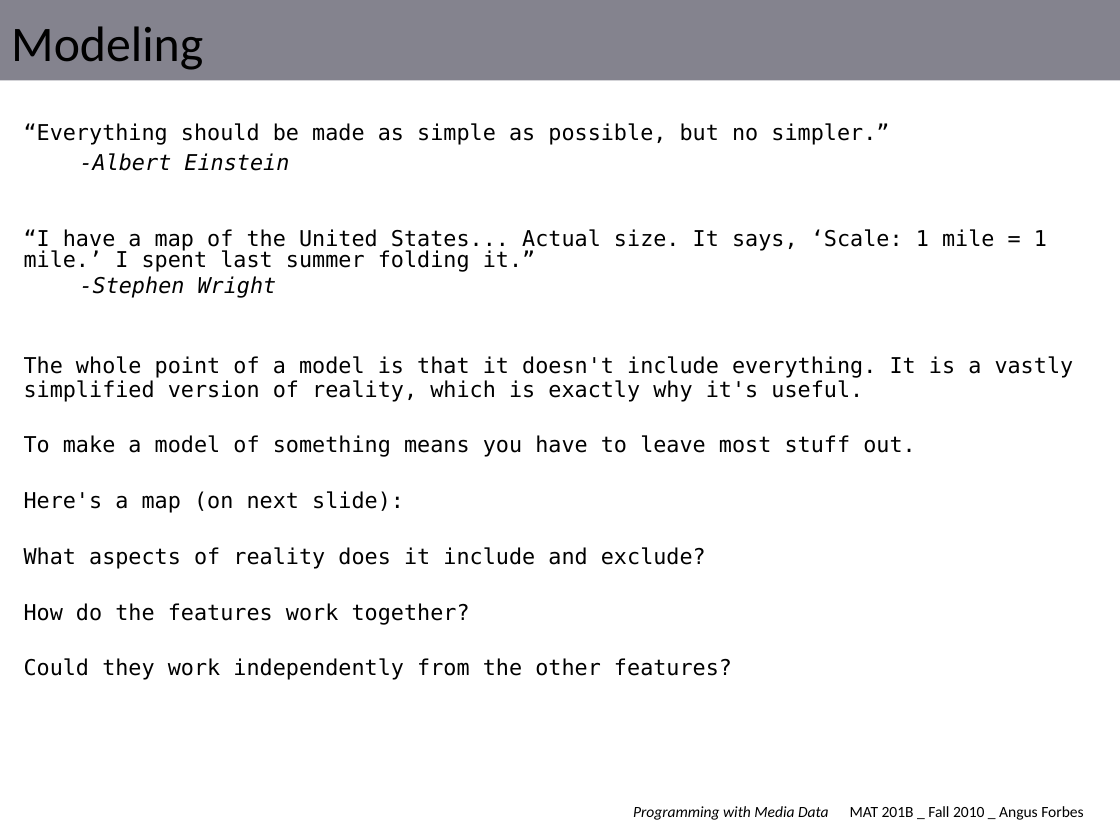
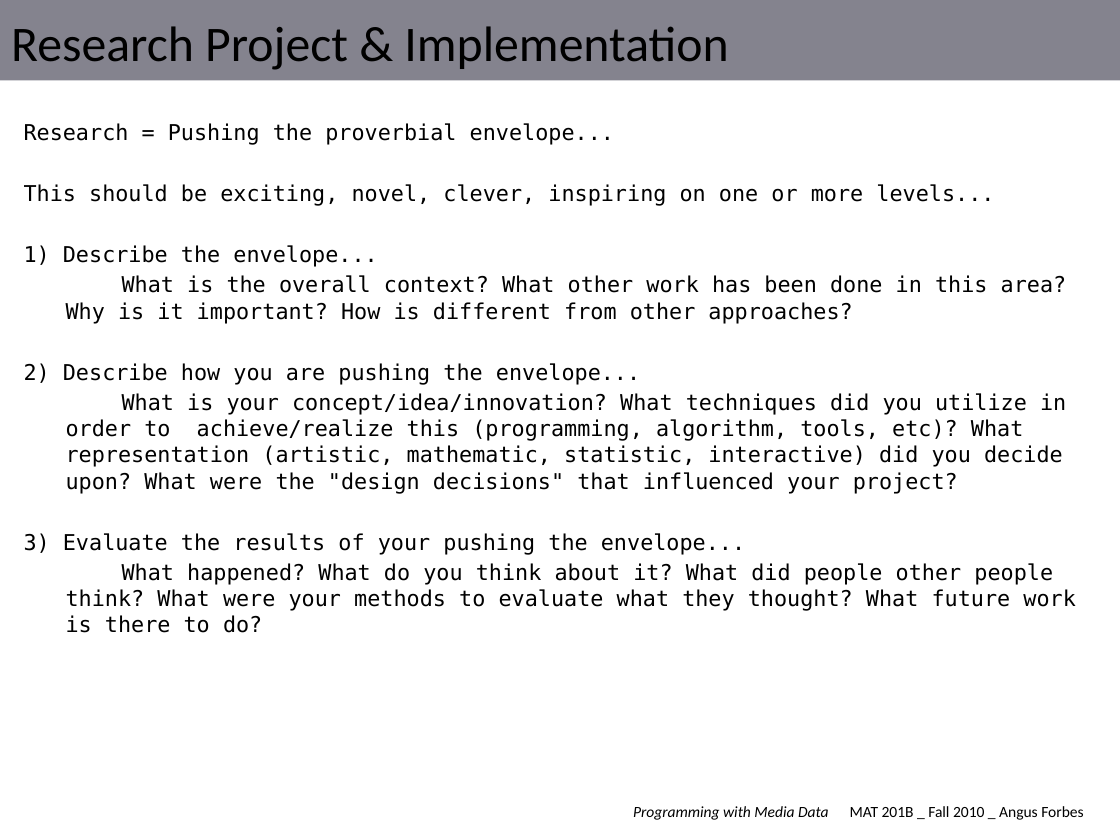
Before and after one commit to angusforbes/mat201b, a slide deck: slide 3 of slides/template.pptx (slide 4 before the commit). Drawn at 1120x840 pixels with LibreOffice and Linux fonts; fonts in the diff are those of the drawing. Boxes give left, top, right and bottom in pixels: in the first picture for what was removed or moved away, otherwise in the second. Text is boxed around its words. In the diff, an @@ line names an element or a change of style, - is before the commit and + after.

```diff
--- a/slides/template.pptx
+++ b/slides/template.pptx
@@ title at (11, 26, 728, 70): text changed @@
-Modeling
+Research Project & Implementation
@@ text at (24, 123, 1075, 633): text changed @@
-“Everything should be made as simple as possible, but no simpler.”
--Albert Einstein
-“I have a map of the United States... Actual size. It says, ‘Scale: 1 mile = 1 mile.’ I spent last summer folding it.”
--Stephen Wright
-The whole point of a model is that it doesn't include everything. It is a vastly simplified version of reality, which is exactly why it's useful.
-To make a model of something means you have to leave most stuff out.
-Here's a map (on next slide):
-What aspects of reality does it include and exclude?
-How do the features work together?
-Could they work independently from the other features?
+Research = Pushing the proverbial envelope...
+This should be exciting, novel, clever, inspiring on one or more levels...
+1) Describe the envelope...
+What is the overall context? What other work has been done in this area? Why is it important? How is different from other approaches?
+2) Describe how you are pushing the envelope...
+What is your concept/idea/innovation? What techniques did you utilize in order to achieve/realize this (programming, algorithm, tools, etc)? What representation (artistic, mathematic, statistic, interactive) did you decide upon? What were the "design decisions" that influenced your project?
+3) Evaluate the results of your pushing the envelope...
+What happened? What do you think about it? What did people other people think? What were your methods to evaluate what they thought? What future work is there to do?
```
Also in this commit, not shown: 2 other slides changed, 10 slides removed, 16 other files.
